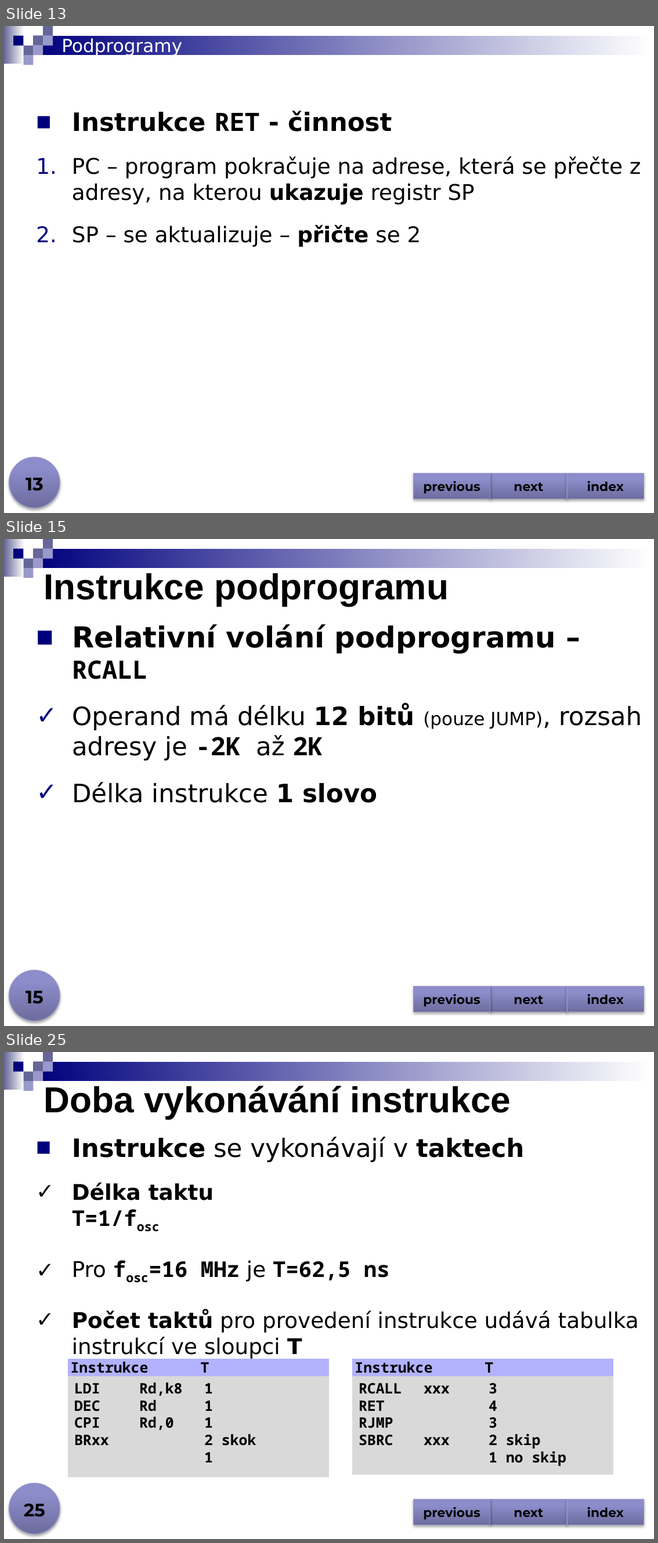
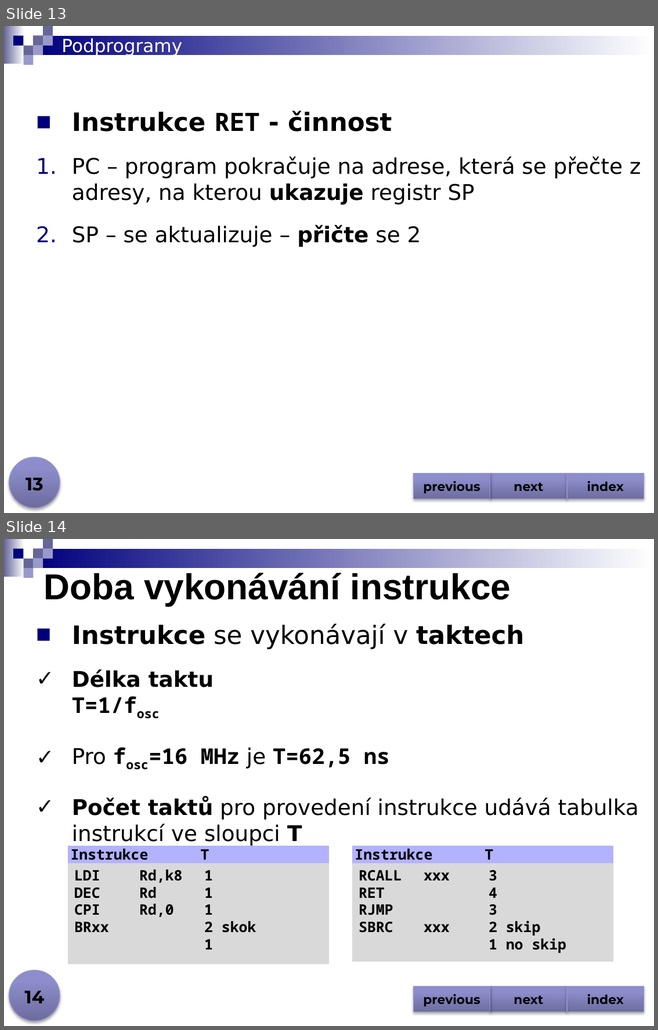
Before and after one commit to jjasik/spse, a slide deck: tridy/progres/files/2026-2027/mit/avr_instrukce.pptx. Shown one above the other, each under a label of ours: slides 13, 15 and 25 before the commit, slides 13 and 14 after it; the slides between them are not shown. The pictures are 658x1543 and 658x1030 pixels, drawn with LibreOffice and Linux fonts; fonts in the diff are those of the drawing. Boxes give left, top, right and bottom in pixels: in the first picture for what was removed or moved away, otherwise in the second. Text is boxed around its words. In the diff, an @@ line names an element or a change of style, - is before the commit and + after.

```diff
--- a/tridy/progres/files/2026-2027/mit/avr_instrukce.pptx
+++ b/tridy/progres/files/2026-2027/mit/avr_instrukce.pptx
@@ slide 15 removed at bbox=[4, 539, 654, 1026], background #FFFFFF; not listed: 9 template elements that a slide beside it also shows @@
@@ title removed at bbox=[44, 573, 448, 606] @@
-Instrukce podprogramu
@@ text removed at bbox=[72, 624, 641, 803] @@
-■ Relativní volání podprogramu – RCALL
-✓ Operand má délku 12 bitů (pouze JUMP), rozsah adresy je -2K až 2K
-✓ Délka instrukce 1 slovo
@@ ellipse removed at bbox=[9, 971, 60, 1021] @@
@@ page number removed at bbox=[25, 991, 43, 1004] @@
-15
@@ action button blank removed at bbox=[413, 987, 490, 1012] @@
-previous
@@ action button blank removed at bbox=[490, 987, 567, 1012] @@
-next
@@ action button blank removed at bbox=[567, 987, 643, 1012] @@
-index
@@ what was slide 25 is now slide 14 @@
@@ page number at bbox=[25, 991, 45, 1004]: text changed @@
-25
+14
```
Also in this commit, not shown: 1 slide changed, 17 other slides removed, 7 other files.
